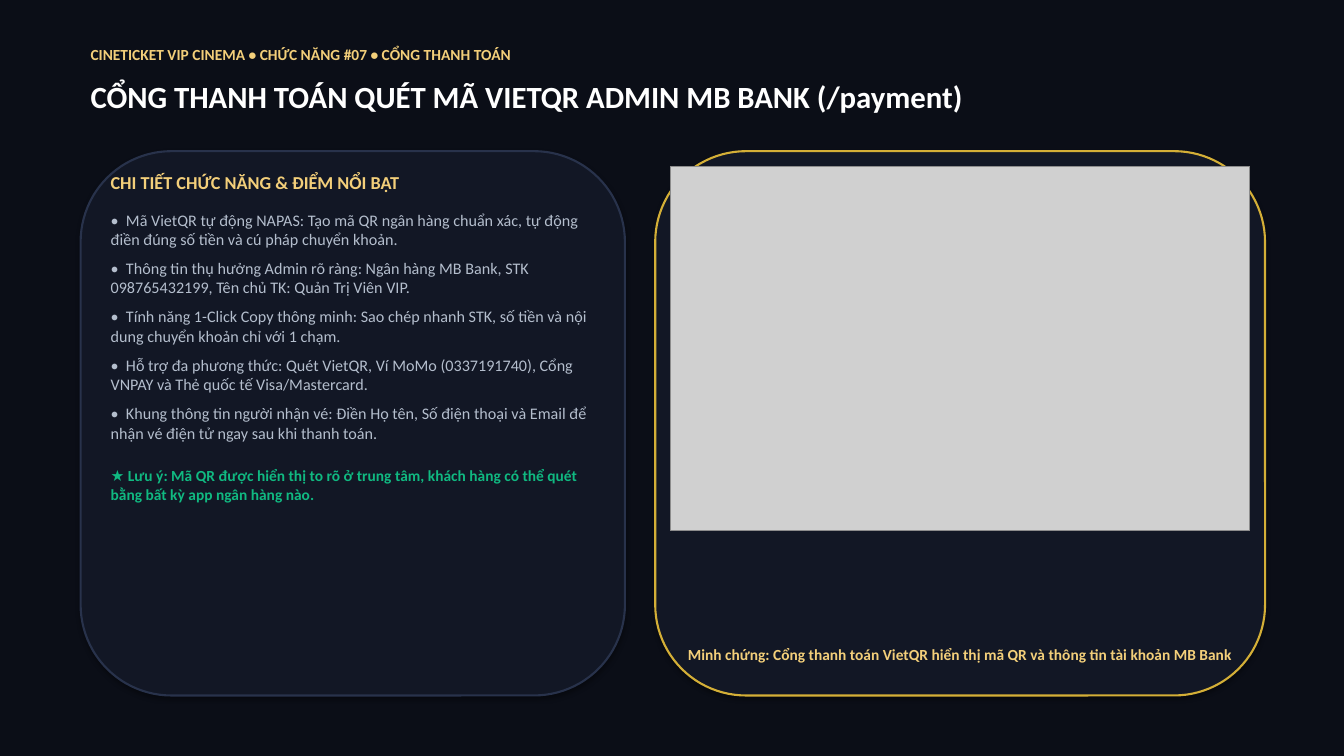
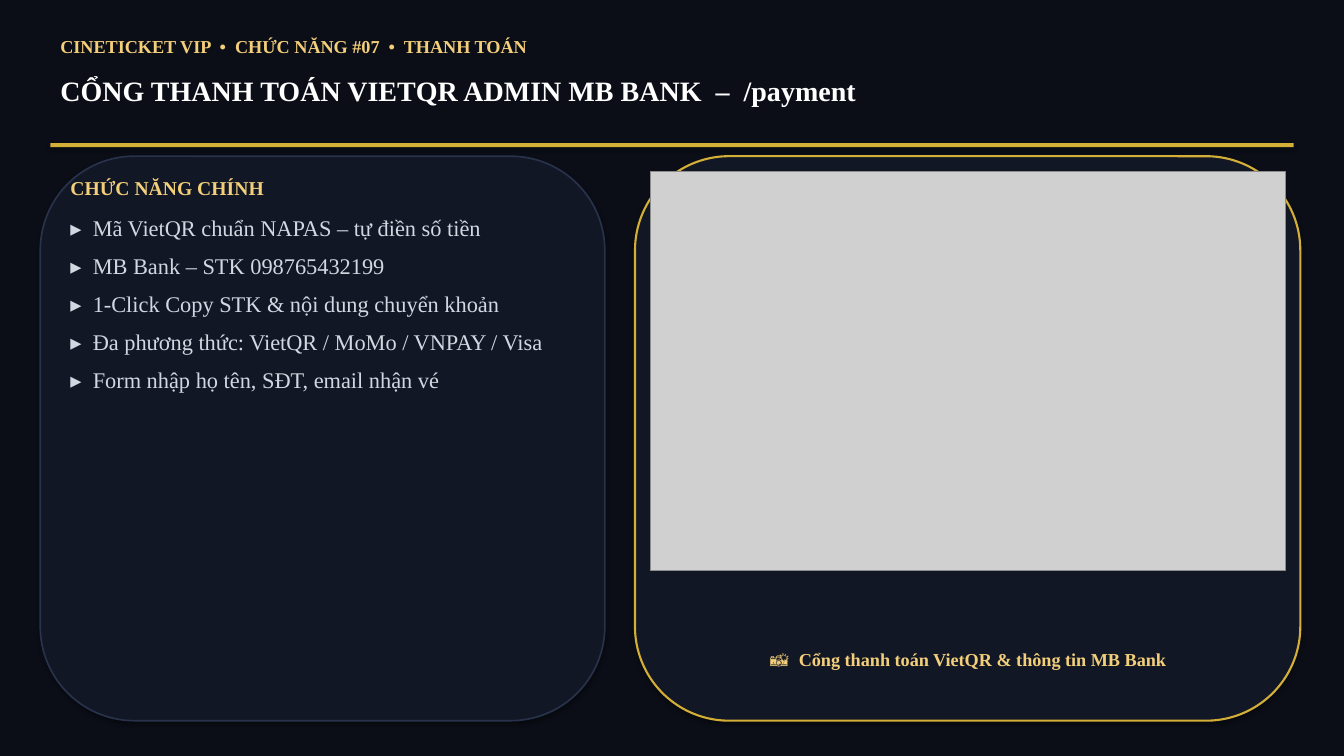
Before and after one commit to hathao109207-oss/hathao, a slide deck: slide 8 of BaoCao_ChucNang_CineTicket.pptx. Drawn at 1344x756 pixels with LibreOffice and Linux fonts; fonts in the diff are those of the drawing; grey boxes stand for pictures. Boxes give left, top, right and bottom in pixels: in the first picture for what was removed or moved away, otherwise in the second. Text is boxed around its words. In the diff, an @@ line names an element or a change of style, - is before the commit and + after.

Commit message:
style(pptx): font Times New Roman 16, noi dung rut gon theo tu khoa

```diff
--- a/BaoCao_ChucNang_CineTicket.pptx
+++ b/BaoCao_ChucNang_CineTicket.pptx
@@ text at (x1=60, y1=39, x2=527, y2=54): text changed; size 11 to 13 pt; font Calibri to Times New Roman @@
-CINETICKET VIP CINEMA • CHỨC NĂNG #07 • CỔNG THANH TOÁN
+CINETICKET VIP • CHỨC NĂNG #07 • THANH TOÁN
@@ text at (x1=60, y1=80, x2=856, y2=107): text changed; size 22 to 20 pt; font Calibri to Times New Roman @@
-CỔNG THANH TOÁN QUÉT MÃ VIETQR ADMIN MB BANK (/payment)
+CỔNG THANH TOÁN VIETQR ADMIN MB BANK – /payment
@@ rectangle added at (x1=50, y1=143, x2=1294, y2=147), fill #D4AF37 @@
@@ rounded rectangle resized from (x1=81, y1=151, x2=625, y2=696) to (x1=40, y1=156, x2=605, y2=721) @@
@@ rounded rectangle at (x1=40, y1=156, x2=605, y2=721): outline #28324B 1.5 pt to #28324B 1.2 pt @@
@@ rounded rectangle resized from (x1=655, y1=151, x2=1265, y2=696) to (x1=635, y1=156, x2=1301, y2=721) @@
@@ picture resized from (x1=670, y1=166, x2=1250, y2=530) to (x1=650, y1=171, x2=1286, y2=571) @@
@@ text at (x1=70, y1=180, x2=543, y2=393): text changed; size 11.5 to 16 pt; font Calibri to Times New Roman; text colour #B4BECD to #D2D7E1 @@
-CHI TIẾT CHỨC NĂNG & ĐIỂM NỔI BẬT
-• Mã VietQR tự động NAPAS: Tạo mã QR ngân hàng chuẩn xác, tự động điền đúng số tiền và cú pháp chuyển khoản.
-• Thông tin thụ hưởng Admin rõ ràng: Ngân hàng MB Bank, STK 098765432199, Tên chủ TK: Quản Trị Viên VIP.
-• Tính năng 1-Click Copy thông minh: Sao chép nhanh STK, số tiền và nội dung chuyển khoản chỉ với 1 chạm.
-• Hỗ trợ đa phương thức: Quét VietQR, Ví MoMo (0337191740), Cổng VNPAY và Thẻ quốc tế Visa/Mastercard.
-• Khung thông tin người nhận vé: Điền Họ tên, Số điện thoại và Email để nhận vé điện tử ngay sau khi thanh toán.
-★ Lưu ý: Mã QR được hiển thị to rõ ở trung tâm, khách hàng có thể quét bằng bất kỳ app ngân hàng nào.
+CHỨC NĂNG CHÍNH
+▸ Mã VietQR chuẩn NAPAS – tự điền số tiền
+▸ MB Bank – STK 098765432199
+▸ 1-Click Copy STK & nội dung chuyển khoản
+▸ Đa phương thức: VietQR / MoMo / VNPAY / Visa
+▸ Form nhập họ tên, SĐT, email nhận vé
@@ text at (x1=799, y1=653, x2=1166, y2=670): text changed; size 11 to 13 pt; font Calibri to Times New Roman @@
-Minh chứng: Cổng thanh toán VietQR hiển thị mã QR và thông tin tài khoản MB Bank
+📸 Cổng thanh toán VietQR & thông tin MB Bank
```
Also in this commit, not shown: 15 other slides changed, 1 other file.
